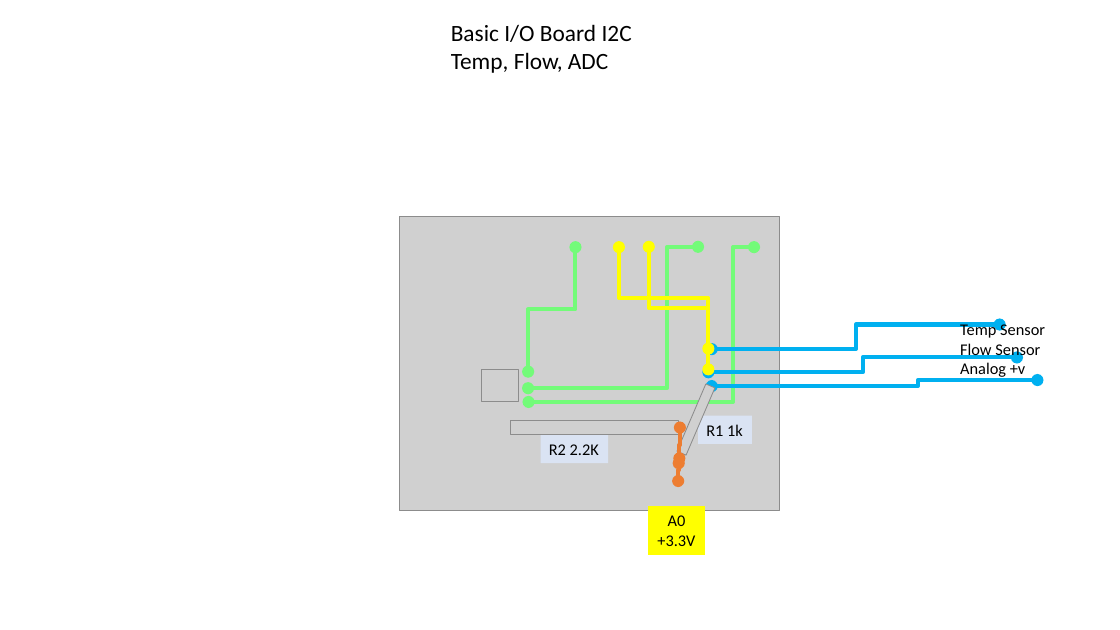
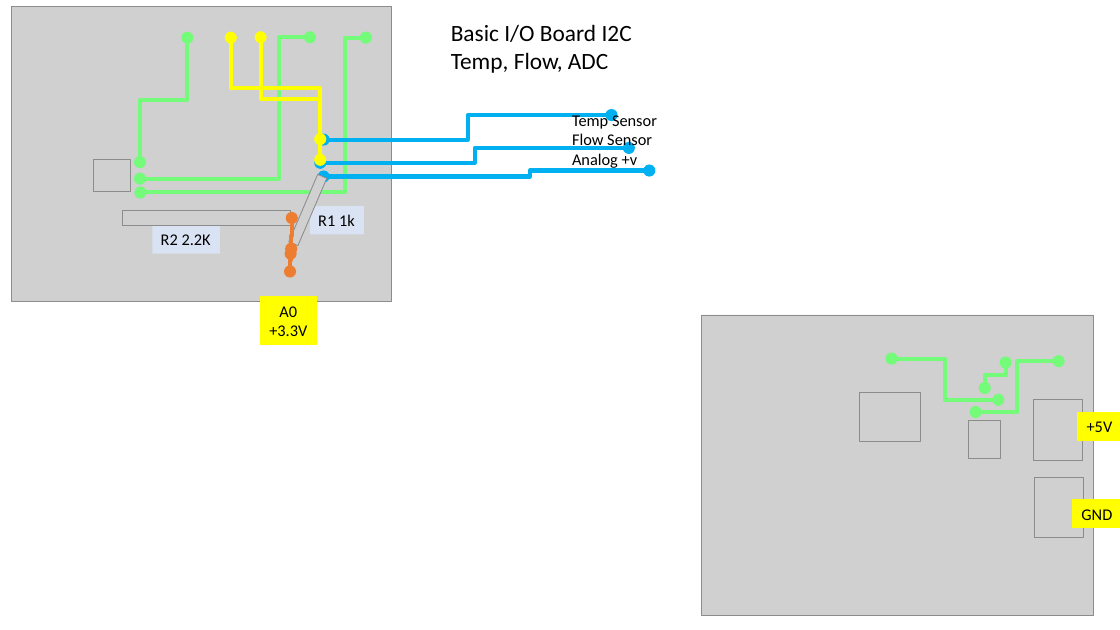
Before and after one commit to whitejv/MilanoWaterProject, a slide deck: slide 4 of MWP.pptx. Drawn at 1120x630 pixels with LibreOffice and Linux fonts; fonts in the diff are those of the drawing; grey boxes stand for pictures. Boxes give left, top, right and bottom in pixels: in the first picture for what was removed or moved away, otherwise in the second. Text is boxed around its words. In the diff, an @@ line names an element or a change of style, - is before the commit and + after.

```diff
--- a/MWP.pptx
+++ b/MWP.pptx
@@ 10 elbow double arrows, 4 pictures, 3 rectangles, 1 text moved together from (x1=399, y1=216, x2=1045, y2=555) to (x1=11, y1=7, x2=657, y2=344) @@
@@ picture added at (x1=702, y1=315, x2=1094, y2=615) @@
@@ elbow double arrow added from (999, 400) to (891, 359), #73FB79 3.5 pt @@
@@ elbow double arrow added from (976, 413) to (1059, 361), #73FB79 3.5 pt @@
@@ elbow double arrow added from (985, 388) to (1006, 363), #73FB79 3.5 pt @@
@@ picture added at (x1=860, y1=392, x2=920, y2=442) @@
@@ picture added at (x1=1034, y1=400, x2=1083, y2=461) @@
@@ rectangle added at (x1=1078, y1=413, x2=1120, y2=441), fill #FFFF00, outline #FFFF00 0.75 pt, 14 pt, text #000000 @@
++5V
@@ picture added at (x1=969, y1=421, x2=1001, y2=459) @@
@@ picture added at (x1=1034, y1=478, x2=1083, y2=538) @@
@@ rectangle added at (x1=1073, y1=500, x2=1120, y2=528), fill #FFFF00, outline #FFFF00 0.75 pt, 14 pt, text #000000 @@
+GND
```
Also in this commit, not shown: 1 other slide changed, 1 other file.
